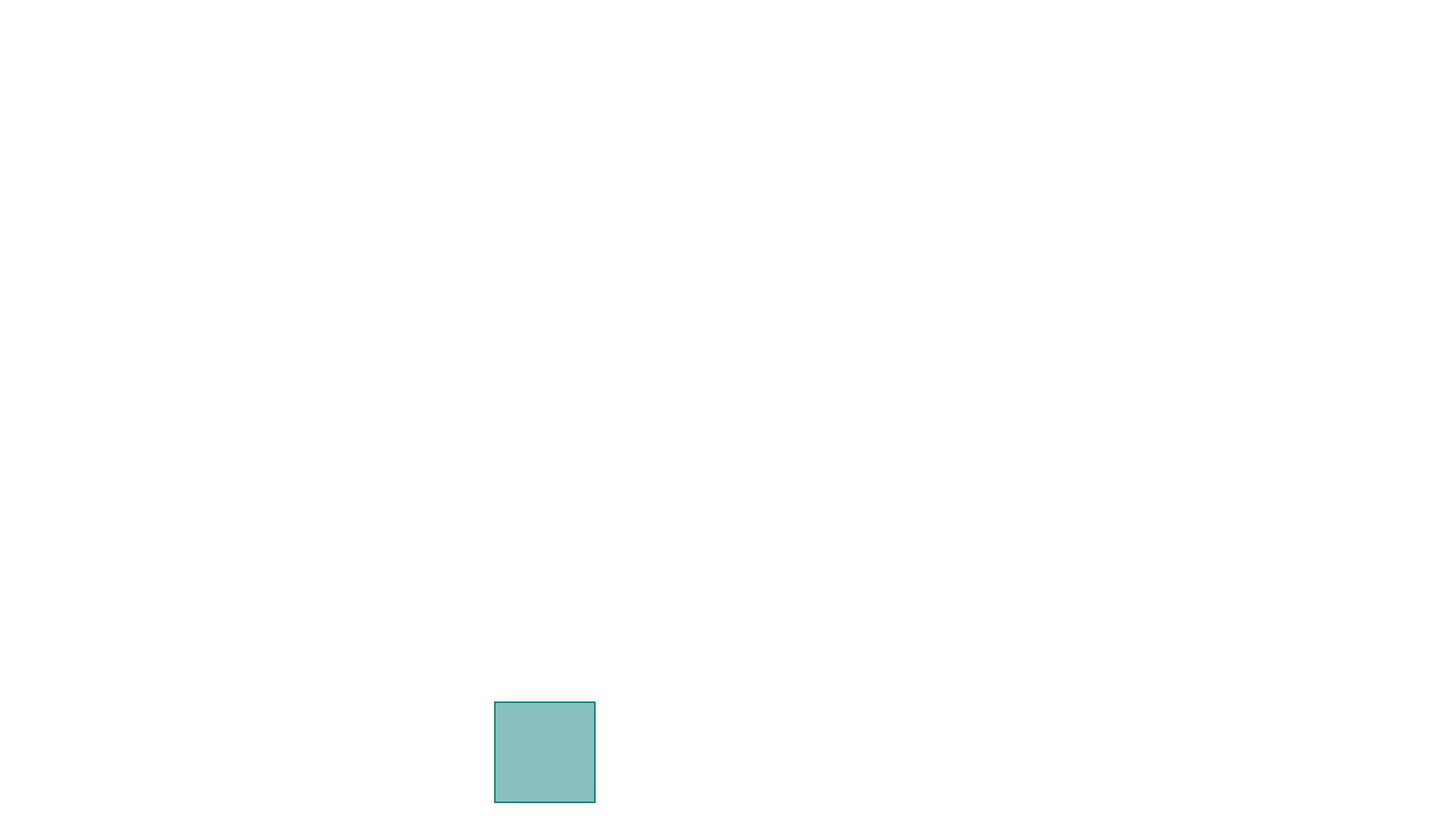
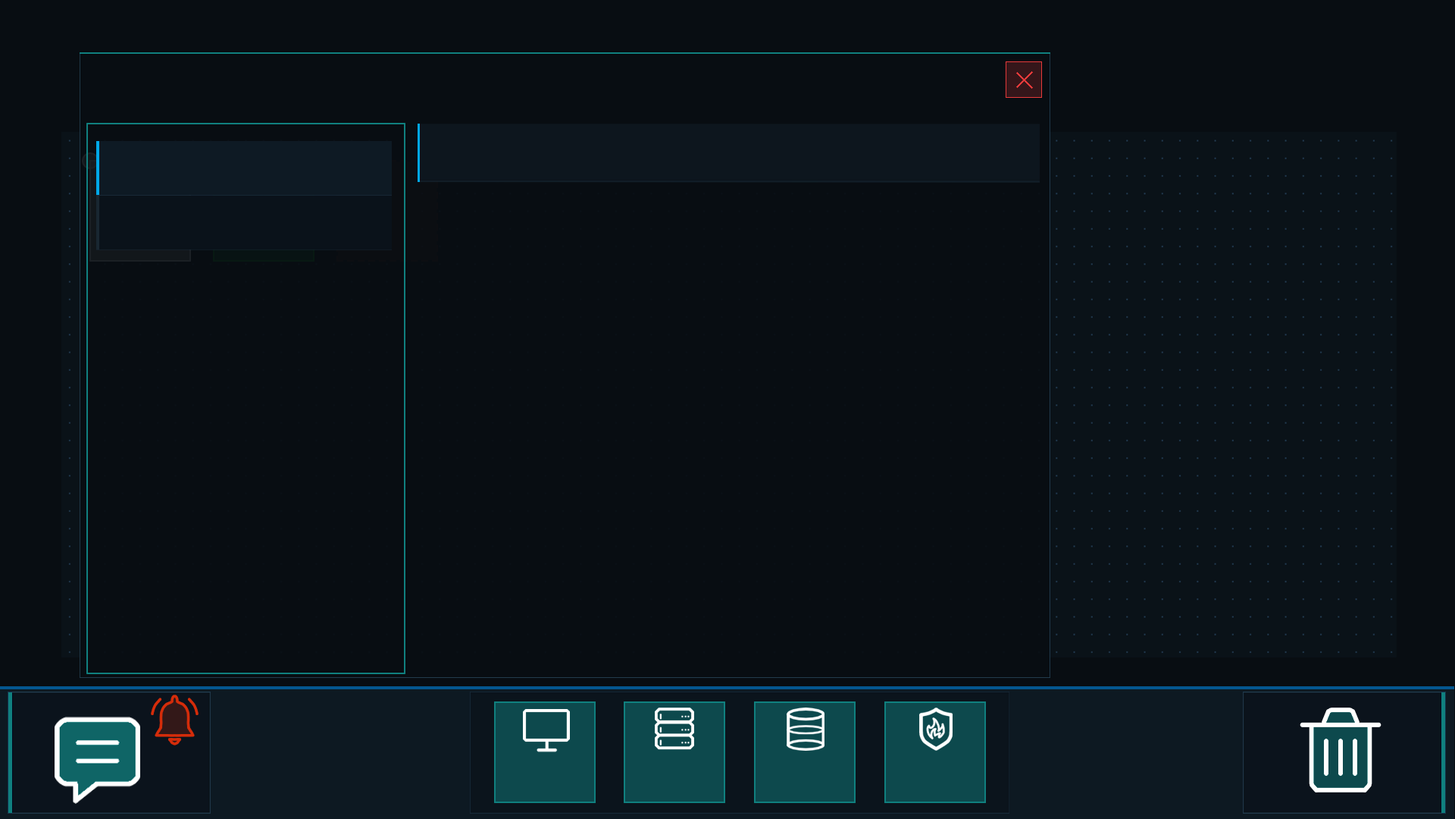
The second (1455, 819) image is a revision of the first. Changes to its layers:
painted on "messages_header_bar.png" over <box>388,97,1068,195</box>
painted on "Message app header" over <box>48,97,437,292</box>
painted on "Messages container" (1st of 2, in "Message app") over <box>48,97,437,680</box>
hid "messages_overlay.png", painted on it over <box>48,0,1165,728</box>
showed "Message app container" over <box>48,48,1068,680</box>
painted on "Trash logo" over <box>1212,679,1407,819</box>
painted on "Database" over <box>727,679,874,777</box>
painted on "Server container" over <box>582,679,777,819</box>
painted on "Service container" over <box>436,679,680,819</box>
painted on "Store container" over <box>436,679,1068,819</box>
painted on "Taskbar panel" over <box>0,679,1455,819</box>
painted on "Default tile" over <box>48,97,243,292</box>
painted on "Grid" over <box>48,97,1407,680</box>
painted on "Game Background" over <box>0,0,1455,819</box>
